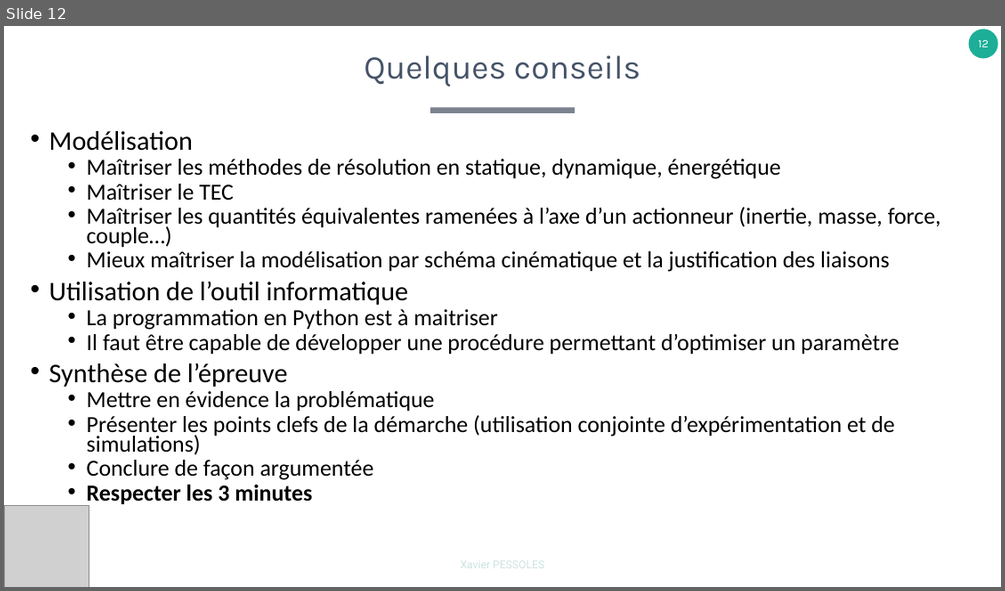
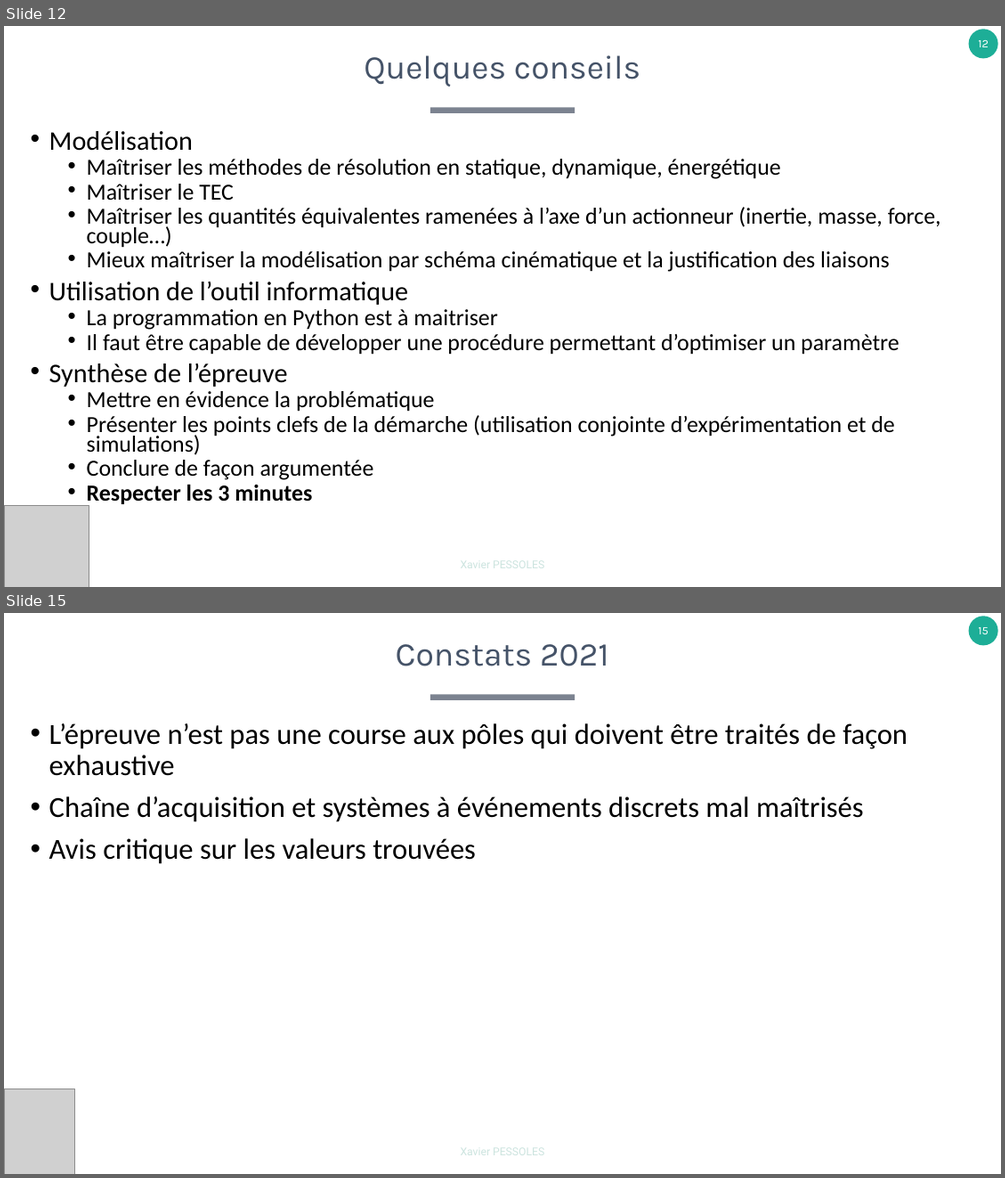
Before and after one commit to xpessoles/TP_Concours, a slide deck: A_Organisation/EpreuvesOralesCPGE.pptx. Shown one above the other, each under a label of ours: slide 12 before the commit, slides 12 and 15 after it; the slides between them are not shown. The pictures are 1005x591 and 1005x1178 pixels, drawn with LibreOffice and Linux fonts; fonts in the diff are those of the drawing; grey boxes stand for pictures. Boxes give left, top, right and bottom in pixels: in the first picture for what was removed or moved away, otherwise in the second. Text is boxed around its words. In the diff, an @@ line names an element or a change of style, - is before the commit and + after.

```diff
--- a/A_Organisation/EpreuvesOralesCPGE.pptx
+++ b/A_Organisation/EpreuvesOralesCPGE.pptx
@@ slide 15 added at bbox=[4, 613, 1001, 1174], background #FFFFFF; not listed: 2 template elements that a slide beside it also shows @@
@@ title added at bbox=[396, 644, 609, 666], 32 pt, text #455368 @@
+Constats 2021
@@ text added at bbox=[49, 723, 907, 864], 28 pt, text #000000 @@
+• L’épreuve n’est pas une course aux pôles qui doivent être traités de façon exhaustive
+• Chaîne d’acquisition et systèmes à événements discrets mal maîtrisés
+• Avis critique sur les valeurs trouvées
@@ picture added at bbox=[4, 1089, 74, 1174] @@
```
Also in this commit, not shown: 2 slides changed, 6 other slides added, 1 slide removed.
